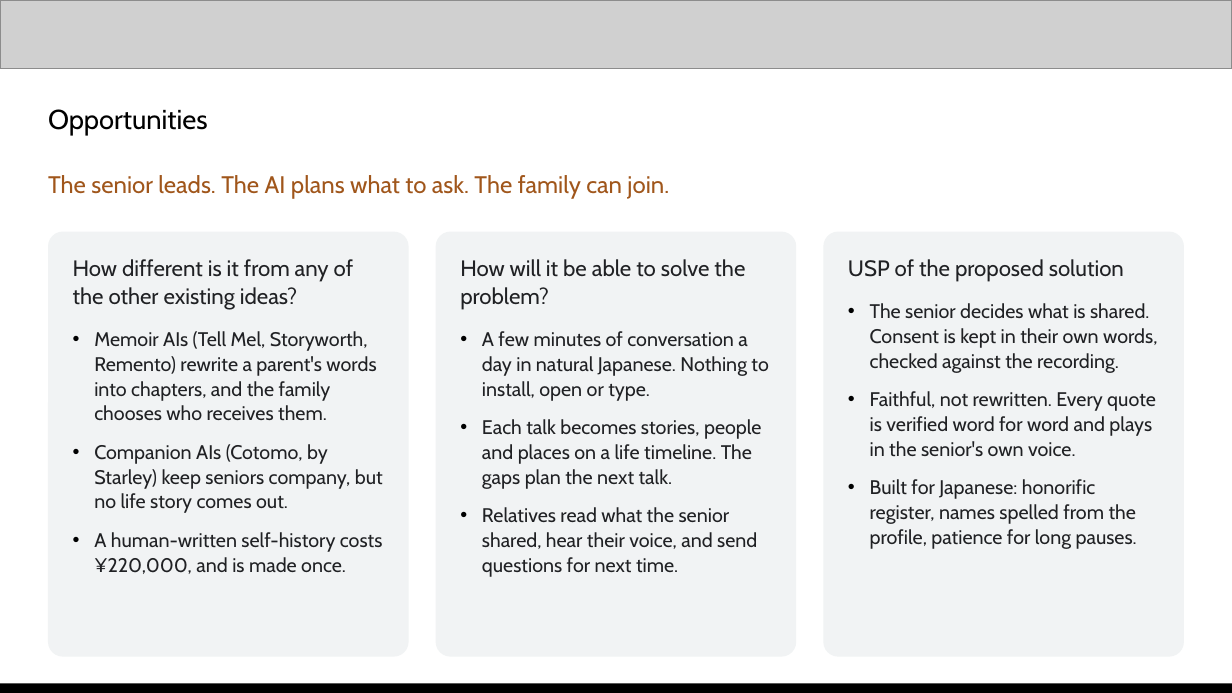
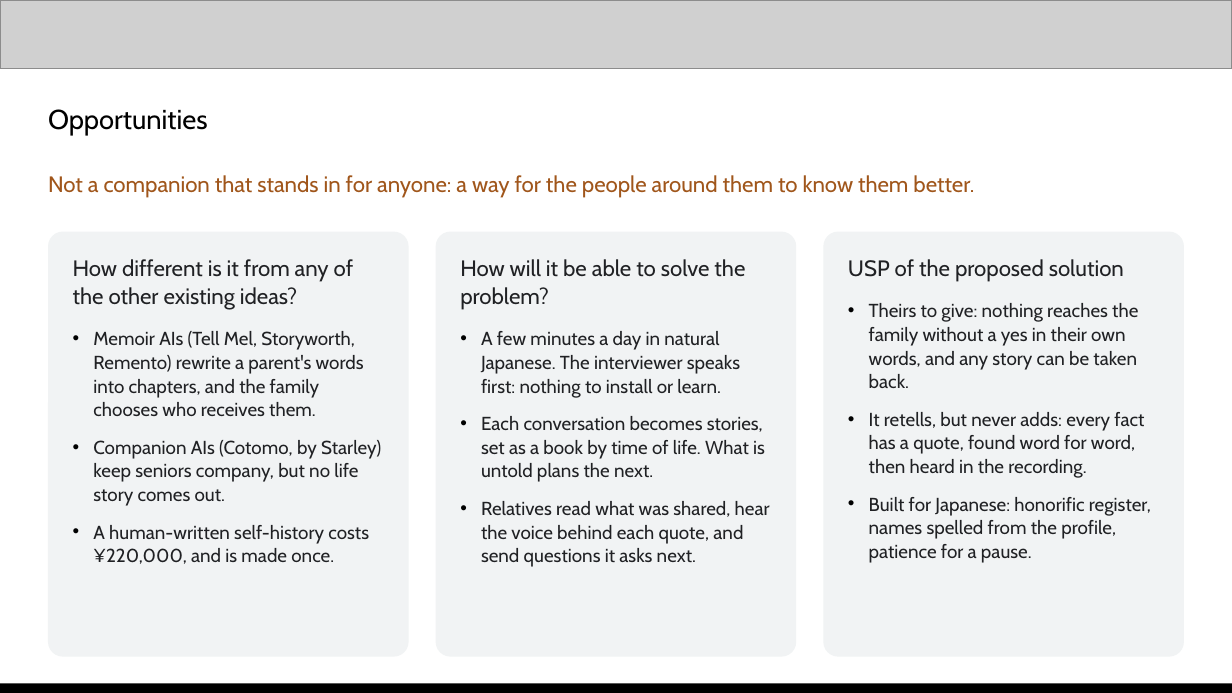
Before and after one commit to kaseovo/kataribe, a slide deck: slide 3 of docs/demo/kataribe-pitch-deck.pptx. Drawn at 1232x693 pixels with LibreOffice and Linux fonts; fonts in the diff are those of the drawing; grey boxes stand for pictures. Boxes give left, top, right and bottom in pixels: in the first picture for what was removed or moved away, otherwise in the second. Text is boxed around its words. In the diff, an @@ line names an element or a change of style, - is before the commit and + after.

```diff
--- a/docs/demo/kataribe-pitch-deck.pptx
+++ b/docs/demo/kataribe-pitch-deck.pptx
@@ text at (48,175,974,198): text changed; size 14 to 13 pt @@
-The senior leads. The AI plans what to ask. The family can join.
+Not a companion that stands in for anyone: a way for the people around them to know them better.
@@ text at (869,303,1151,563): text changed; size 11.5 to 11 pt @@
-• The senior decides what is shared. Consent is kept in their own words, checked against the recording.
-• Faithful, not rewritten. Every quote is verified word for word and plays in the senior's own voice.
-• Built for Japanese: honorific register, names spelled from the profile, patience for long pauses.
+• Theirs to give: nothing reaches the family without a yes in their own words, and any story can be taken back.
+• It retells, but never adds: every fact has a quote, found word for word, then heard in the recording.
+• Built for Japanese: honorific register, names spelled from the profile, patience for a pause.
@@ text at (93,331,381,564): size 11.5 to 11 pt in "Memoir AIs (Tell Mel, Storyworth, Remento) rewrite ...", "Companion AIs (Cotomo, by Starley) keep seniors ...", "A human-written self-history costs ¥220,000, and is ..."; indent changed @@
@@ text at (481,331,770,567): text changed; size 11.5 to 11 pt @@
-• A few minutes of conversation a day in natural Japanese. Nothing to install, open or type.
-• Each talk becomes stories, people and places on a life timeline. The gaps plan the next talk.
-• Relatives read what the senior shared, hear their voice, and send questions for next time.
+• A few minutes a day in natural Japanese. The interviewer speaks first: nothing to install or learn.
+• Each conversation becomes stories, set as a book by time of life. What is untold plans the next.
+• Relatives read what was shared, hear the voice behind each quote, and send questions it asks next.
```
Also in this commit, not shown: 12 other slides changed, 9 other files.
